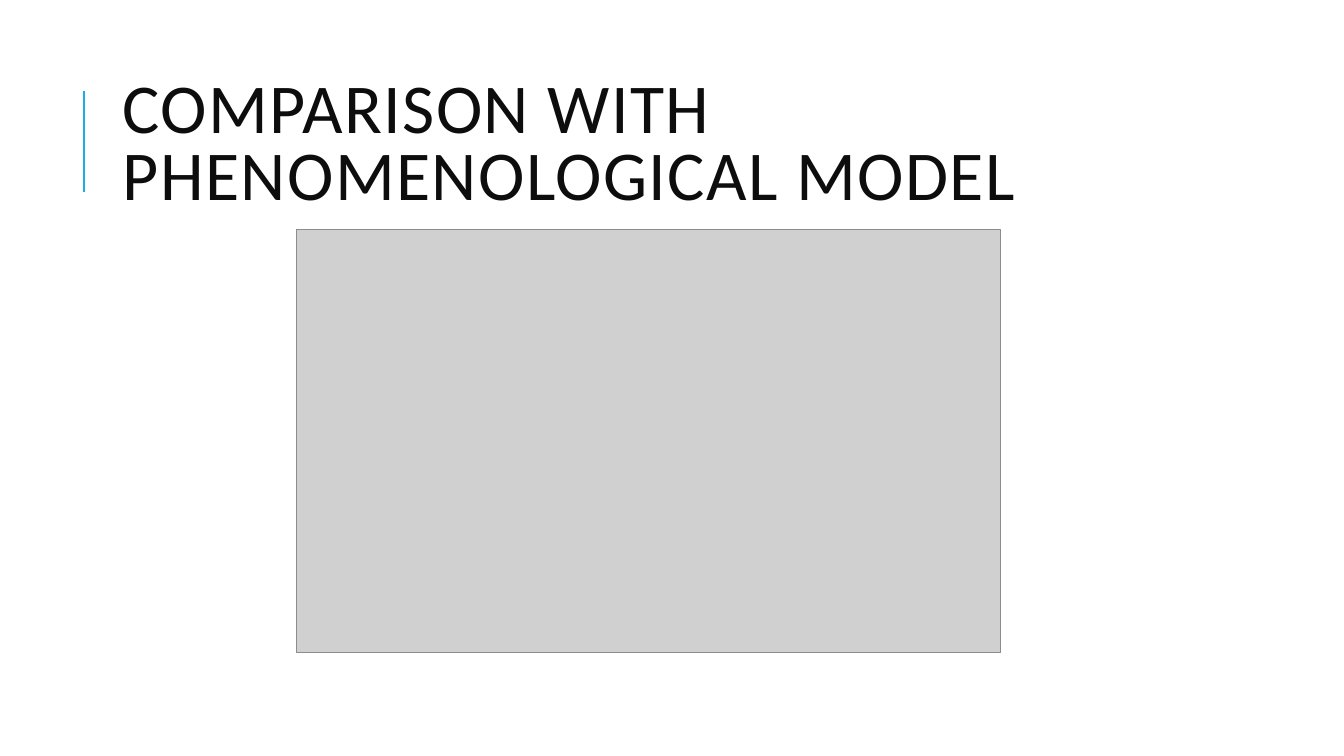
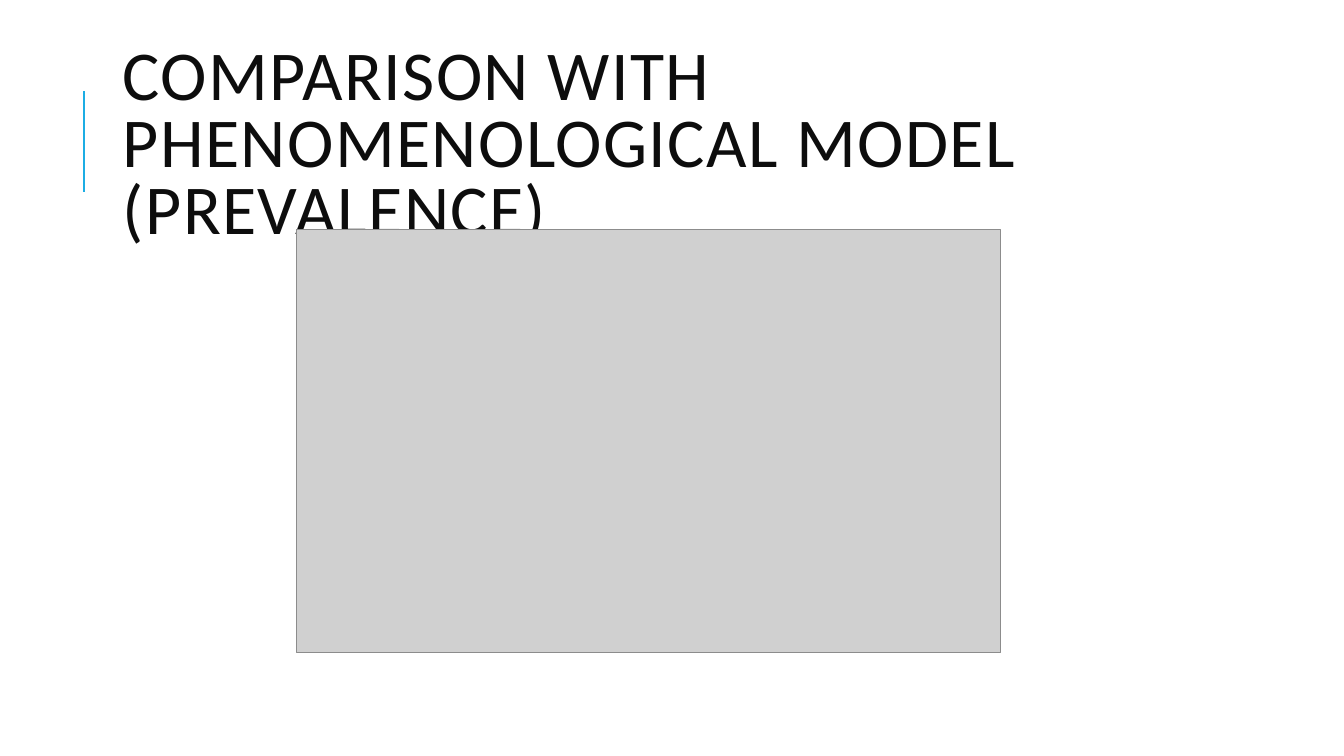
Before and after one commit to florencema1/rtestww, a slide deck: slide 14 of Presentation 1.pptx (slide 13 before the commit). Drawn at 1344x756 pixels with LibreOffice and Linux fonts; fonts in the diff are those of the drawing; grey boxes stand for pictures. Boxes give left, top, right and bottom in pixels: in the first picture for what was removed or moved away, otherwise in the second. Text is boxed around its words. In the diff, an @@ line names an element or a change of style, - is before the commit and + after.

```diff
--- a/Presentation 1.pptx
+++ b/Presentation 1.pptx
@@ title at box(123, 54, 1014, 251): text changed @@
-COMPARISON WITH PHENOMENOLOGICAL MODEL
+COMPARISON WITH PHENOMENOLOGICAL MODEL
+(PREVALENCE)
```
Also in this commit, not shown: 9 other slides changed, 2 slides added, 15 other files.
